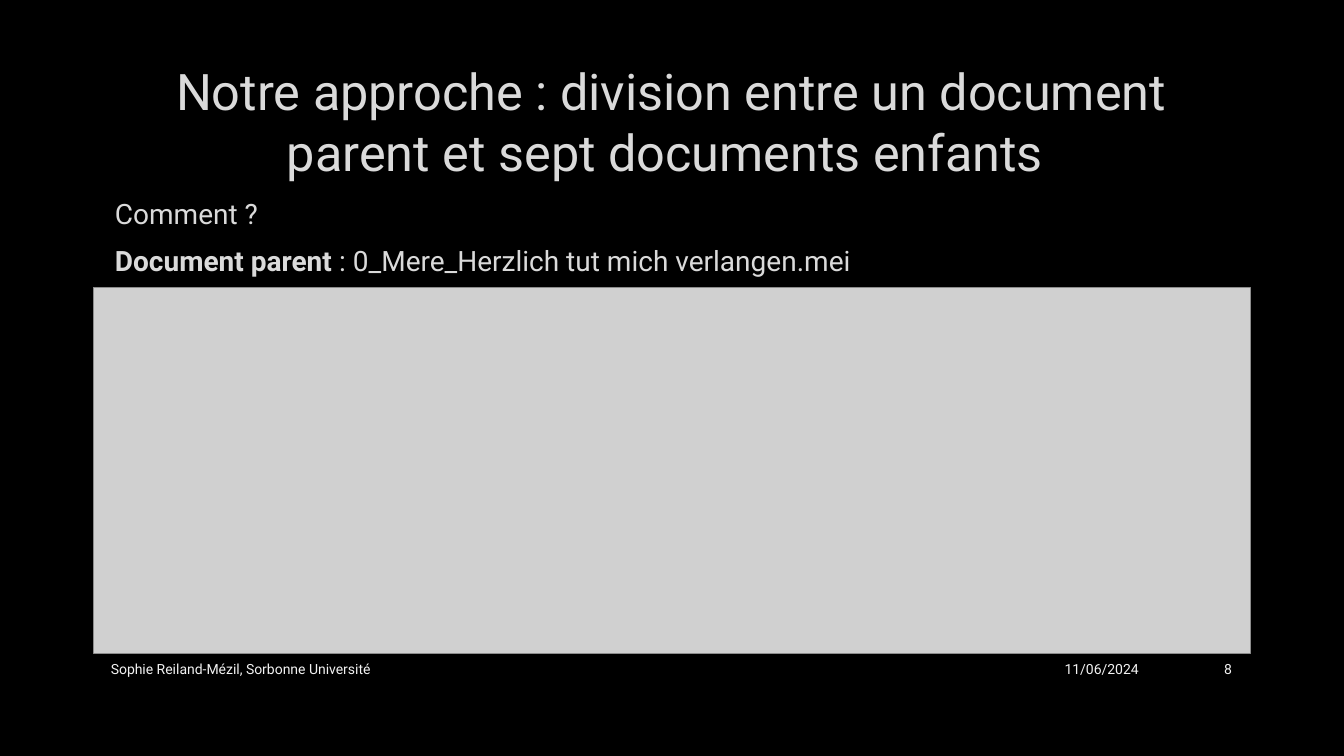
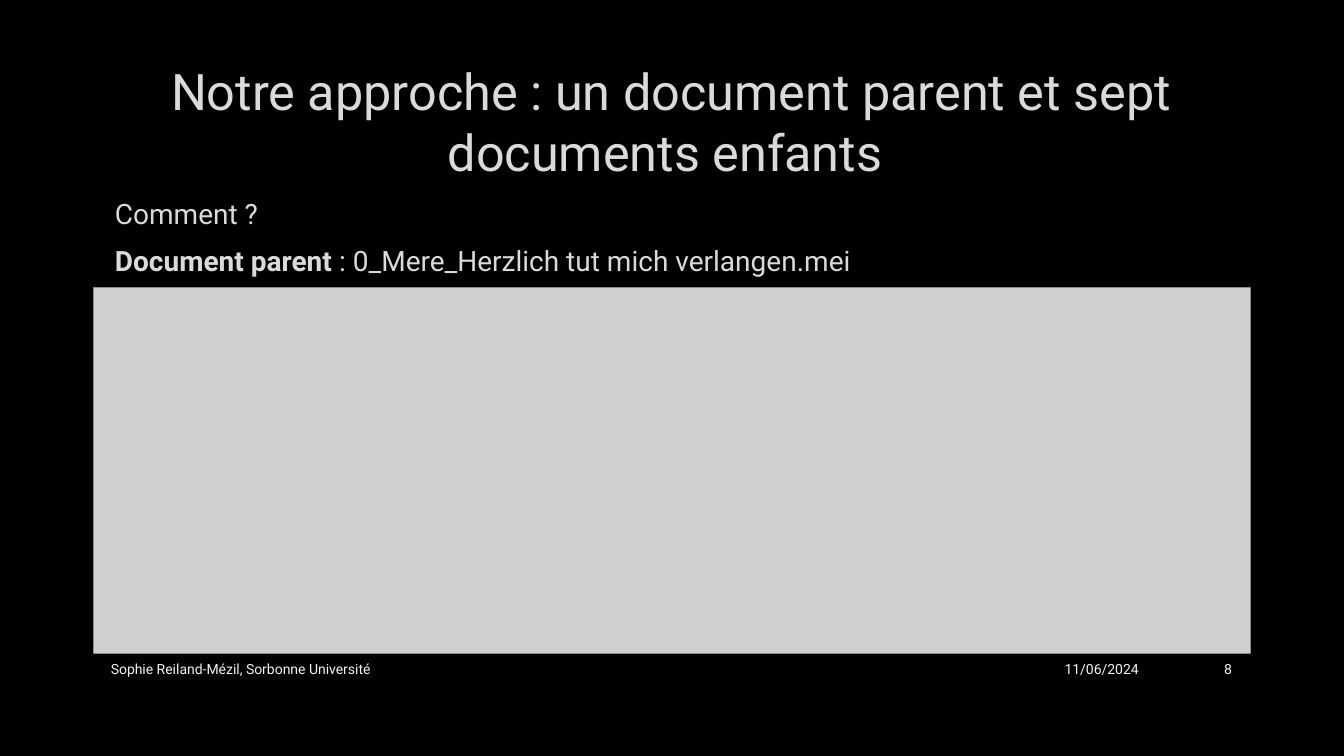
Before and after one commit to SophieReiland/graupner, a slide deck: slide 8 of presentations/Présentation_groupe_MEI.pptx. Drawn at 1344x756 pixels with LibreOffice and Linux fonts; fonts in the diff are those of the drawing; grey boxes stand for pictures; background and template pictures are left out. Boxes give left, top, right and bottom in pixels: in the first picture for what was removed or moved away, otherwise in the second. Text is boxed around its words. In the diff, an @@ line names an element or a change of style, - is before the commit and + after.

```diff
--- a/presentations/Présentation_groupe_MEI.pptx
+++ b/presentations/Présentation_groupe_MEI.pptx
@@ title at bbox=[171, 72, 1171, 172]: text changed @@
-Notre approche : division entre un document parent et sept documents enfants
+Notre approche : un document parent et sept documents enfants
```
Also in this commit, not shown: 6 other slides changed.
